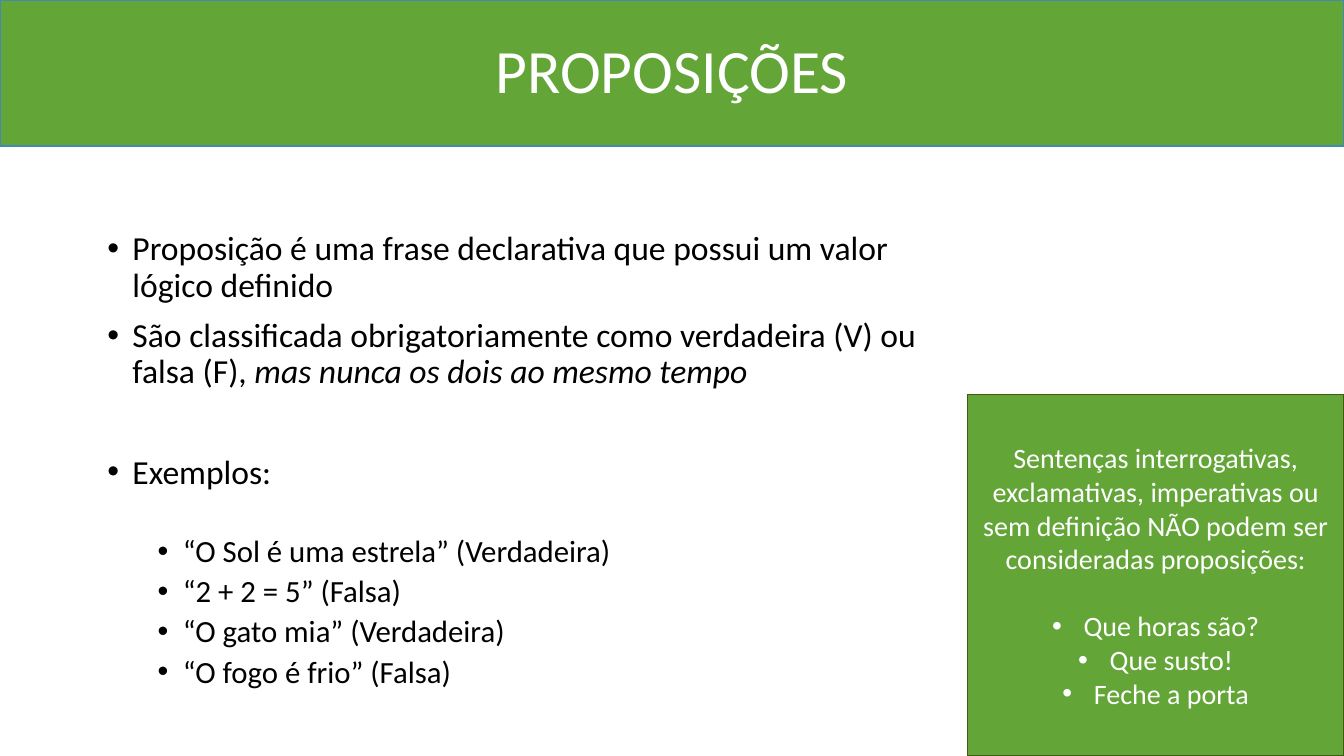
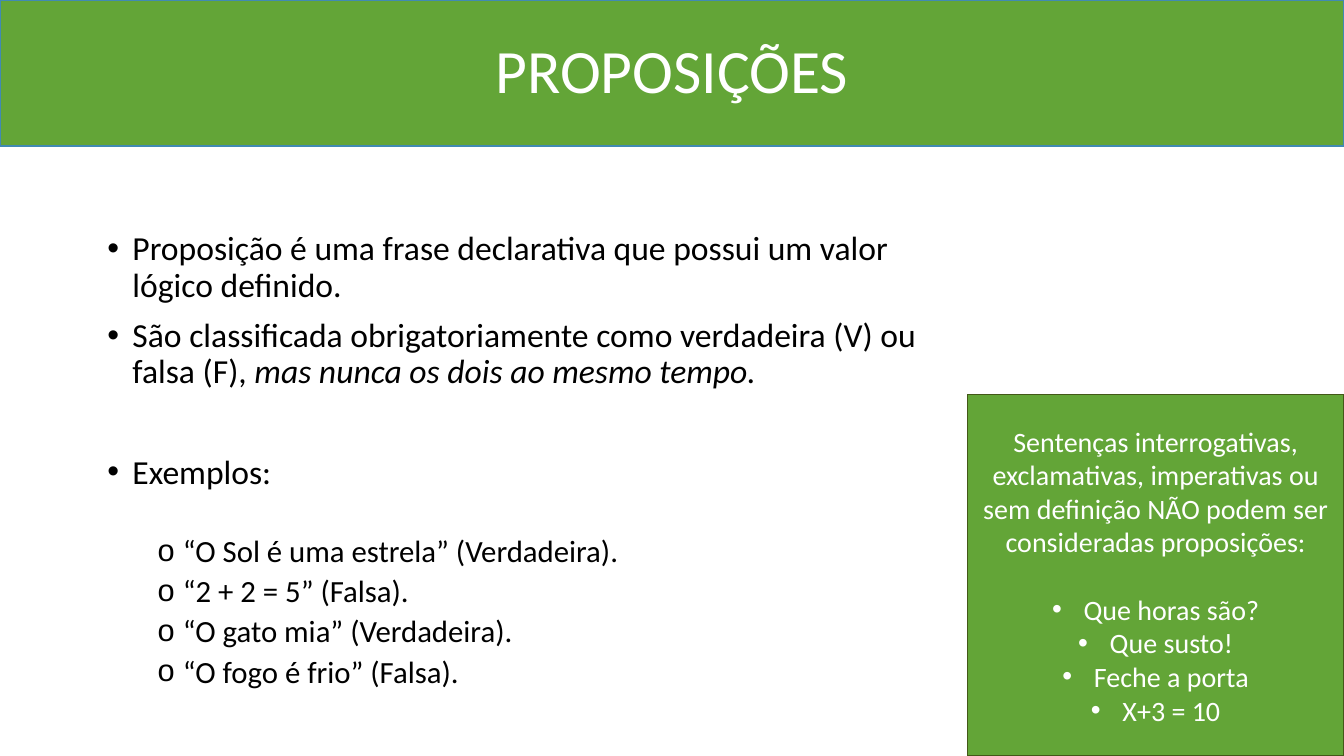
Before and after one commit to Marcio-Salmazo/Aulas, a slide deck: slide 15 of UNIUBE-MD/Teoria_MD.pptx. Drawn at 1344x756 pixels with LibreOffice and Linux fonts; fonts in the diff are those of the drawing. Boxes give left, top, right and bottom in pixels: in the first picture for what was removed or moved away, otherwise in the second. Text is boxed around its words. In the diff, an @@ line names an element or a change of style, - is before the commit and + after.

```diff
--- a/UNIUBE-MD/Teoria_MD.pptx
+++ b/UNIUBE-MD/Teoria_MD.pptx
@@ text at box(132, 236, 915, 389): text changed @@
-• Proposição é uma frase declarativa que possui um valor lógico definido
-• São classificada obrigatoriamente como verdadeira (V) ou falsa (F), mas nunca os dois ao mesmo tempo
+• Proposição é uma frase declarativa que possui um valor lógico definido.
+• São classificada obrigatoriamente como verdadeira (V) ou falsa (F), mas nunca os dois ao mesmo tempo.
@@ text at box(158, 539, 618, 689): text changed @@
-  • “O Sol é uma estrela” (Verdadeira)
-  • “2 + 2 = 5” (Falsa)
-  • “O gato mia” (Verdadeira)
-  • “O fogo é frio” (Falsa)
+  o “O Sol é uma estrela” (Verdadeira).
+  o “2 + 2 = 5” (Falsa).
+  o “O gato mia” (Verdadeira).
+  o “O fogo é frio” (Falsa).
@@ text in rectangle at box(1122, 703, 1220, 721): paragraph added @@
+• X+3 = 10
```
Also in this commit, not shown: 22 other slides changed, 11 slides added, 1 slide removed, 2 other files.
